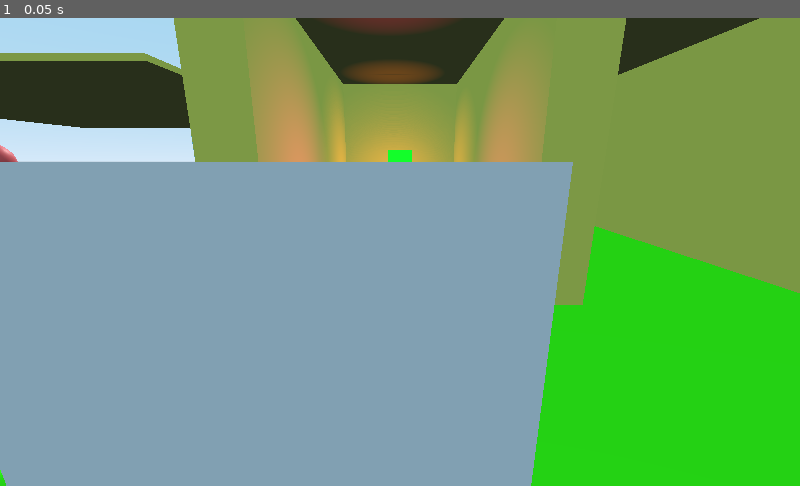
Above: before the commit, frame 1.
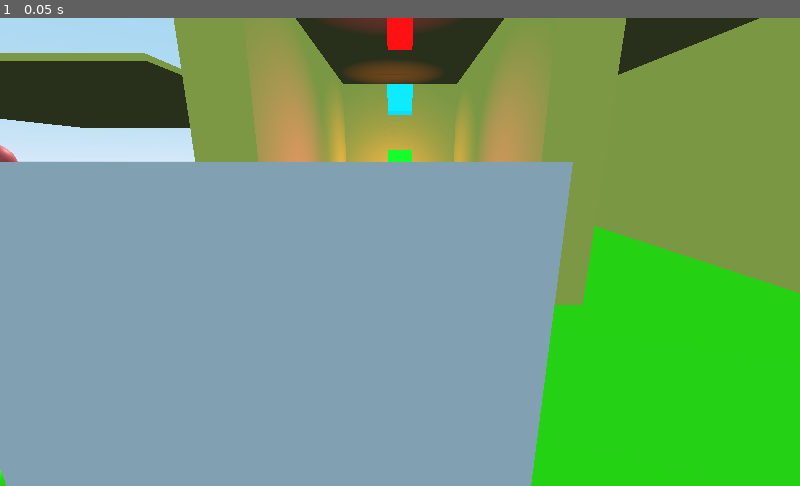
Above: after the commit, the same moment.

Repository: binaryorange/ECC
Game: Godot game, scene res://Testing.tscn
The game is run twice, just before and just after one commit, with the same random seed, the same clock (stepped at 60 frames per second) and the same inputs.
Inputs:
- Up to frame 1 (0.05 s): no input

The runs differ from the first frame. In frame 1, 0.4% of the frame differs, in the area x 48-52%, y 0-21%.

Commit message:
MAJOR REFACTOR: Fixing and breaking things
I have fixed the following:
-almost nothing

What I broke:
- a lot

What's going to happen next?

- After lots of experimenting it seems the best methodology to continue is to go to a one camera/target system, and figure out how to determine the distance between an object and the player.

If the object occludes the player and is close to the camera, clip! If the camera is a fair bit behind the object, don't clip.

This is going to be a pain and will probably introduce a few new problems, namely...

- If there's more than one object between the player, and the camera does decide to clip, it will clip staight to the player.  Have to do research to see if this is normal camera behavior in 3D games, or if it will clip down to the next nearest object.

Diff:
--- a/CameraController.gd
+++ b/CameraController.gd
@@ -140,13 +140,16 @@
 
 func _update_camera():
 	# store the current ClipCamera
-	var current_clip_cam = get_node(cam_array[zoom])
+	var clip_cam = get_node(cam_array[zoom])
+
+	# store the clip cam's parent
+	var clip_cam_parent = get_node(cam_array[zoom]).get_parent()
 
 	# store the xGimbal's x rotation
 	var x_rot = xGimbal.rotation_degrees.x
 
 	# store the clip offset of the current clip camera
-	var clip_offset = current_clip_cam.get_clip_offset()
+	var clip_offset = clip_cam.get_clip_offset()
 
 	if clip_offset > 0:
 
@@ -159,40 +162,39 @@
 			PullAheadSmoothingWeight)
 		else:
 			viewCam.transform.origin.z = clipcam_target_distance_array[zoom] + clipcam_distance_array[zoom] - clip_offset * ClipDistanceMultiplier
-
+	else:
+		viewCam.transform.origin.z = lerp(viewCam.transform.origin.z, clipcam_target_distance_array[zoom] + clipcam_distance_array[zoom], LerpWeight)
 
 	# if we are at a zoom level greater than 0, calculate the distance from the camera to the player,
 	# then subtract that distance divided by 2 from the camera's local z position to treat the
 	# camera target like a spring.
 	if zoom > 0:
 
+		# store the current distance between the camera and the player
 		var distance_from_player = (viewCam.global_transform.origin - get_parent().global_transform.origin)
 
-
-		if clip_offset > 0:
-			current_clip_cam.get_parent().transform.origin.z = viewCam.transform.origin.z - distance_from_player.length()/2 * SpringArmDistanceMultiplier
-
-
-			current_clip_cam.transform.origin.z = clipcam_target_distance_array[zoom] + clipcam_distance_array[zoom]
-
 		# if we are rotating up, move the target forward to a max value of 0 so that if the player goes under any overhanging geometry,
-		# we will clip through as expected.
-		if x_rot < LookUpAngleThreshold:
-			current_clip_cam.get_parent().transform.origin.z = clipcam_target_distance_array[zoom] + x_rot/4
-
-			current_clip_cam.transform.origin.z = clipcam_target_distance_array[zoom] + clipcam_distance_array[zoom]
-		elif x_rot > LookUpAngleThreshold:
-			current_clip_cam.get_parent().transform.origin.z = clipcam_target_distance_array[zoom] - abs(x_rot/4)
-
-			current_clip_cam.transform.origin.z = clipcam_target_distance_array[zoom] + clipcam_distance_array[zoom]
-
-	# set the z position of the viewCam to the lerped distance
-	if current_clip_cam.get_clip_offset() == 0:
-		viewCam.transform.origin.z = lerp(viewCam.transform.origin.z, clipcam_target_distance_array[zoom] + clipcam_distance_array[zoom], LerpWeight)
-
-	# limit the camera's local z position
-	if current_clip_cam.get_parent().transform.origin.z <= 0:
-		current_clip_cam.get_parent().transform.origin.z = 0
+		# we will clip through as expected
+#		if x_rot <= LookUpAngleThreshold:
+#			# now check if we are colliding
+#			if clip_offset > 0:
+#				clip_cam_parent.transform.origin.z = clipcam_target_distance_array[zoom] + 1 - distance_from_player.length() + x_rot/8
+#			else:
+#				clip_cam_parent.transform.origin.z = clipcam_target_distance_array[zoom] + x_rot/8
+#		elif x_rot > LookUpAngleThreshold:
+#			# now check if we are colliding
+#			if clip_offset > 0:
+#				clip_cam_parent.transform.origin.z = clipcam_target_distance_array[zoom] + 1 - distance_from_player.length() - abs(x_rot/8)
+#			else:
+#				clip_cam_parent.transform.origin.z = clipcam_target_distance_array[zoom] - abs(x_rot/8)
+
+		# set the current clip cam's position
+		if clip_offset == 0:
+			clip_cam.transform.origin.z = viewCam.transform.origin.z + 4 - clip_cam_parent.transform.origin.z
+
+		# limit the camera's local z position
+		if clip_cam_parent.transform.origin.z <= 2:
+			clip_cam_parent.transform.origin.z = 2
 
 func _update_active_clip_camera():
 
--- a/TestPlayer.tscn
+++ b/TestPlayer.tscn
@@ -32,7 +32,9 @@
 emission_operator = 0
 emission_on_uv2 = false
 
-[sub_resource type="SpatialMaterial" id=8]
+[sub_resource type="SphereMesh" id=8]
+
+[sub_resource type="SpatialMaterial" id=9]
 albedo_color = Color( 0, 0.647059, 1, 1 )
 emission_enabled = true
 emission = Color( 0, 0.858824, 1, 1 )
@@ -40,10 +42,12 @@
 emission_operator = 0
 emission_on_uv2 = false
 
-[sub_resource type="CubeMesh" id=9]
-material = SubResource( 8 )
+[sub_resource type="CubeMesh" id=10]
+material = SubResource( 9 )
 
-[sub_resource type="SpatialMaterial" id=10]
+[sub_resource type="SphereMesh" id=11]
+
+[sub_resource type="SpatialMaterial" id=12]
 albedo_color = Color( 1, 0, 0, 1 )
 emission_enabled = true
 emission = Color( 1, 0, 0, 1 )
@@ -83,10 +87,10 @@
 ClippedCameraException = NodePath("..")
 cam_array = [ NodePath("XGimbal/CamTarget1/ClipCam1"), NodePath("XGimbal/CamTarget2/ClipCam2"), NodePath("XGimbal/CamTarget3/ClipCam3") ]
 ViewCam = NodePath("XGimbal/ViewCam")
-ClipDistanceMultiplier = 1.1
+ClipDistanceMultiplier = 1.2
 LookUpAngleThreshold = 0.0
-MaxCameraAngleLimit = 42.5
-PullAheadSmoothingWeight = 0.2
+MaxCameraAngleLimit = 35.0
+EnablePullAheadSmoothing = true
 
 [node name="XGimbal" type="Spatial" parent="YGimbal"]
 transform = Transform( -1, 0, -3.25841e-007, 0, 1, 0, 3.25841e-007, 0, -1, 0, 0, 0 )
@@ -118,33 +122,43 @@
 material/0 = SubResource( 7 )
 
 [node name="CamTarget2" type="Spatial" parent="YGimbal/XGimbal"]
-transform = Transform( 1, 0, 0, 0, 1, 0, 0, 0, 1, 0, 2, 5 )
+transform = Transform( 1, 0, 0, 0, 1, 0, 0, 0, 1, 0, 2.5, 0 )
 __meta__ = {
 "_edit_group_": true
 }
 
 [node name="ClipCam2" type="ClippedCamera" parent="YGimbal/XGimbal/CamTarget2"]
-transform = Transform( 1, 0, 0, 0, 1, 0, 0, 0, 1, 0, 0, 2 )
+transform = Transform( 1, 0, 0, 0, 1, 0, 0, 0, 1, -2.05636e-006, 0, 8 )
 doppler_tracking = 1
 process_mode = 1
 
+[node name="MeshInstance" type="MeshInstance" parent="YGimbal/XGimbal/CamTarget2/ClipCam2"]
+transform = Transform( 0.25, 0, 0, 0, 0.25, 0, 0, 0, 0.25, 0, 0, 0 )
+mesh = SubResource( 8 )
+material/0 = null
+
 [node name="MeshInstance" type="MeshInstance" parent="YGimbal/XGimbal/CamTarget2"]
 transform = Transform( 0.1, 0, 0, 0, 0.1, 0, 0, 0, 0.1, 0, 0, 0 )
-mesh = SubResource( 9 )
+mesh = SubResource( 10 )
 material/0 = null
 
 [node name="CamTarget3" type="Spatial" parent="YGimbal/XGimbal"]
-transform = Transform( 1, 0, 0, 0, 1, 0, 0, 0, 1, 0, 2, 10 )
+transform = Transform( 1, 0, 0, 0, 1, 0, 0, 0, 1, 0, 3, 0 )
 __meta__ = {
 "_edit_group_": true
 }
 
 [node name="ClipCam3" type="ClippedCamera" parent="YGimbal/XGimbal/CamTarget3"]
-transform = Transform( 1, 0, 0, 0, 1, 0, 0, 0, 1, 0, 0, 2 )
+transform = Transform( 1, 0, 0, 0, 1, 0, 0, 0, 1, -3.09944e-006, 0, 12 )
 doppler_tracking = 1
 process_mode = 1
 
+[node name="MeshInstance" type="MeshInstance" parent="YGimbal/XGimbal/CamTarget3/ClipCam3"]
+transform = Transform( 0.25, 0, 0, 0, 0.25, 0, 0, 0, 0.25, 0, 0, 0 )
+mesh = SubResource( 11 )
+material/0 = null
+
 [node name="MeshInstance" type="MeshInstance" parent="YGimbal/XGimbal/CamTarget3"]
 transform = Transform( 0.1, 0, 0, 0, 0.1, 0, 0, 0, 0.1, 0, 0, 0 )
-mesh = SubResource( 11 )
+mesh = SubResource( 13 )
 material/0 = null
Not shown: 2 places in TestPlayer.tscn that only renumber resources
